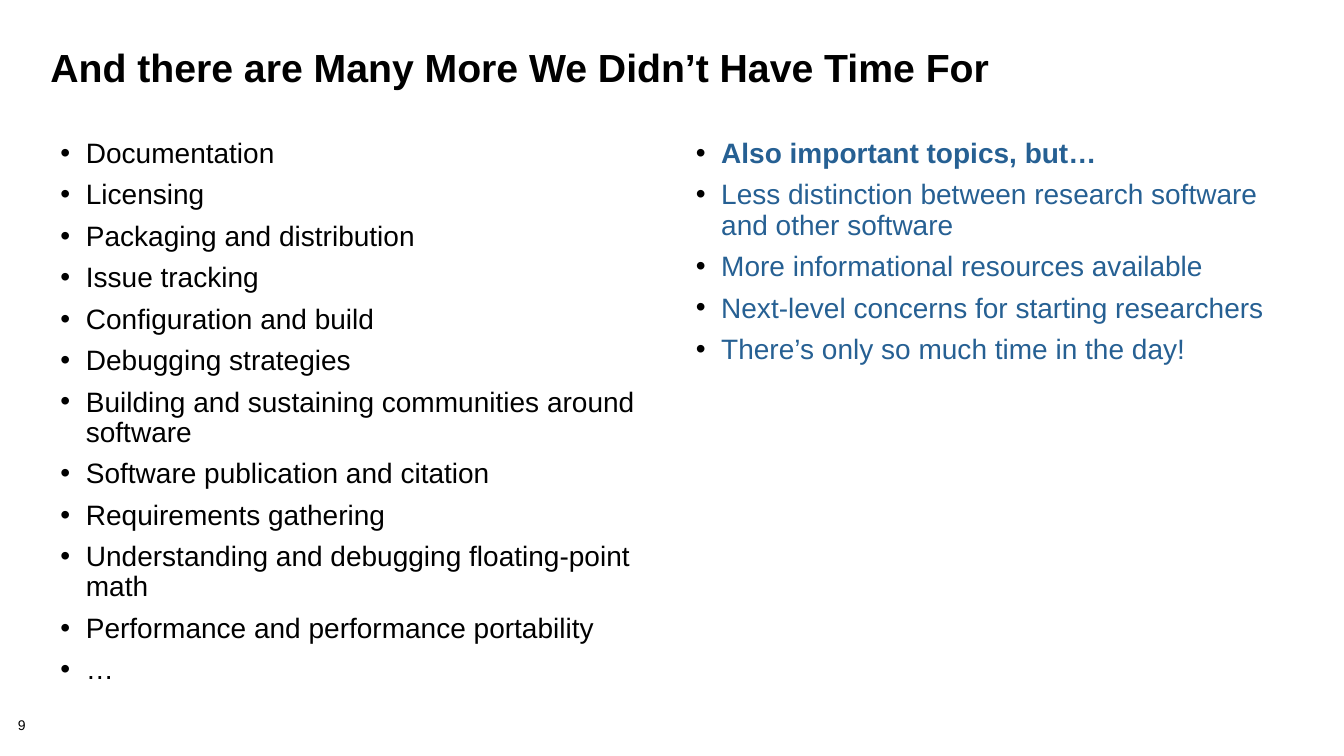
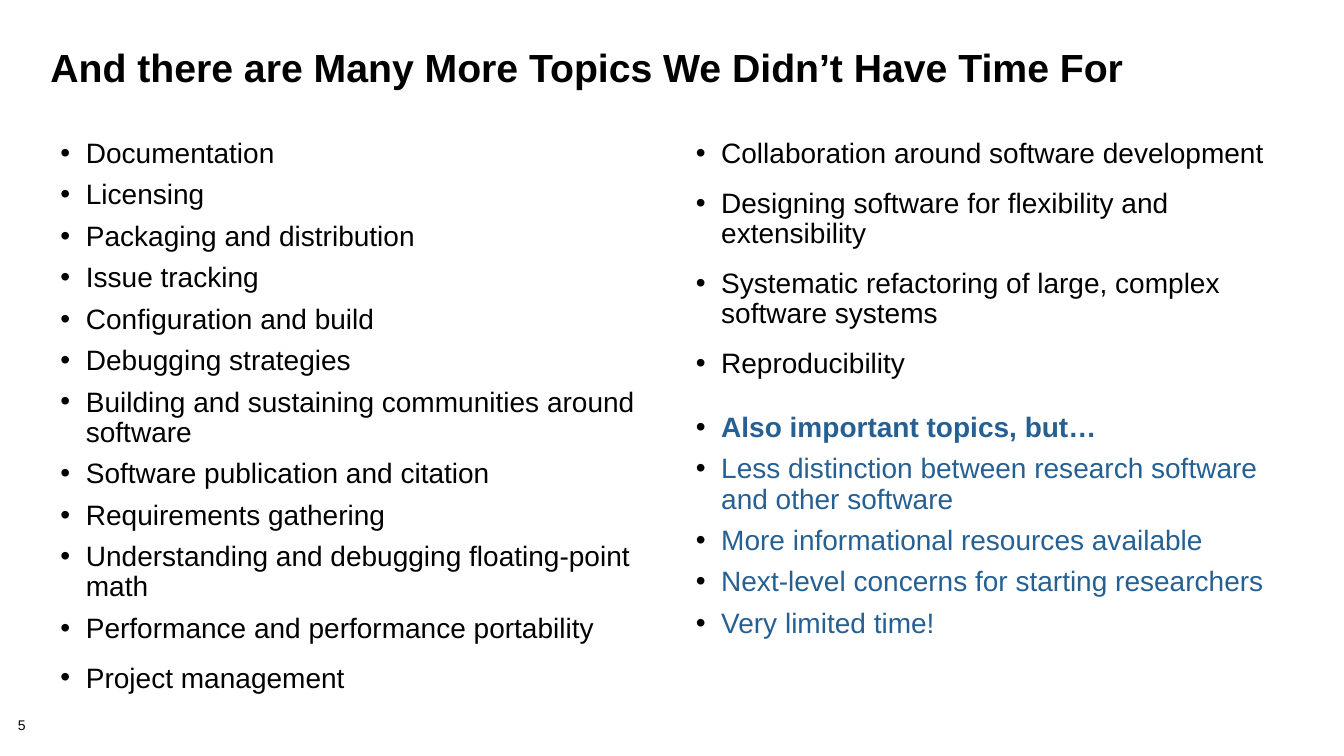
Before and after one commit to bssw-tutorial/presentations, a slide deck: slide 5 of final-presentations/2021-04-12-ecpam/05-summary.pptx (slide 9 before the commit). Drawn at 1344x756 pixels with LibreOffice and Linux fonts; fonts in the diff are those of the drawing; background and template pictures are left out. Boxes give left, top, right and bottom in pixels: in the first picture for what was removed or moved away, otherwise in the second. Text is boxed around its words. In the diff, an @@ line names an element or a change of style, - is before the commit and + after.

```diff
--- a/final-presentations/2021-04-12-ecpam/05-summary.pptx
+++ b/final-presentations/2021-04-12-ecpam/05-summary.pptx
@@ title at (50,53,1123,90): text changed @@
-And there are Many More We Didn’t Have Time For
+And there are Many More Topics We Didn’t Have Time For
@@ text at (721,142,1264,378): paragraphs added @@
+• Collaboration around software development
+• Designing software for flexibility and extensibility
+• Systematic refactoring of large, complex software systems
+• Reproducibility
@@ text at (721,612,935,638): text changed @@
-• There’s only so much time in the day!
+• Very limited time!
@@ text at (86,667,345,693): text changed @@
-• …
+• Project management
@@ page number at (18,720,26,730): text changed @@
-9
+5
```
Also in this commit, not shown: 3 other slides changed, 1 slide added, 5 slides removed.
